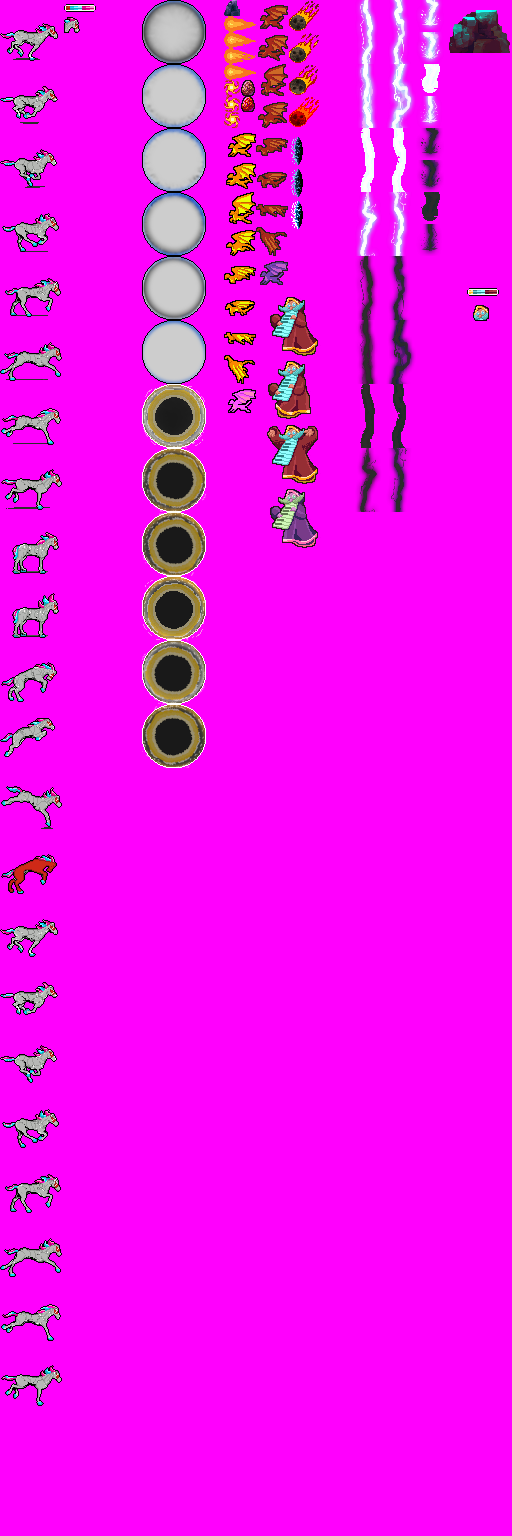
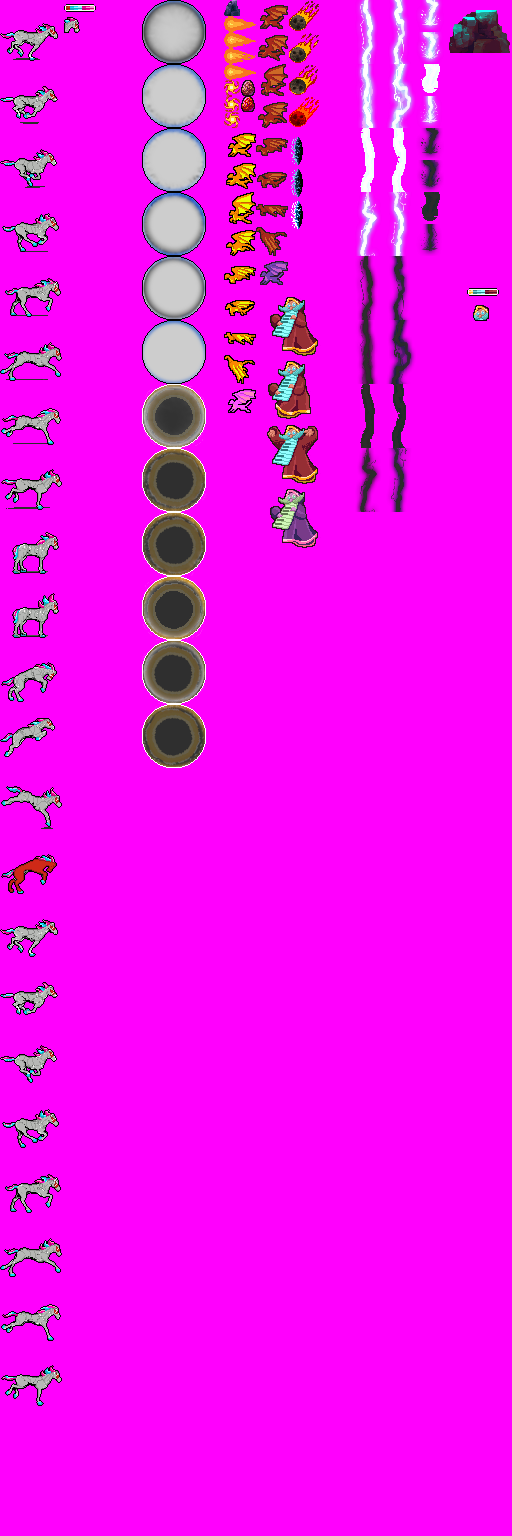
Revision of a layered 512×1536 image; what changed, layer by layer:
hid "_blackhole_overlay" over (142, 385, 206, 768)
painted on "wizard_blackhole" over (142, 385, 206, 768)
